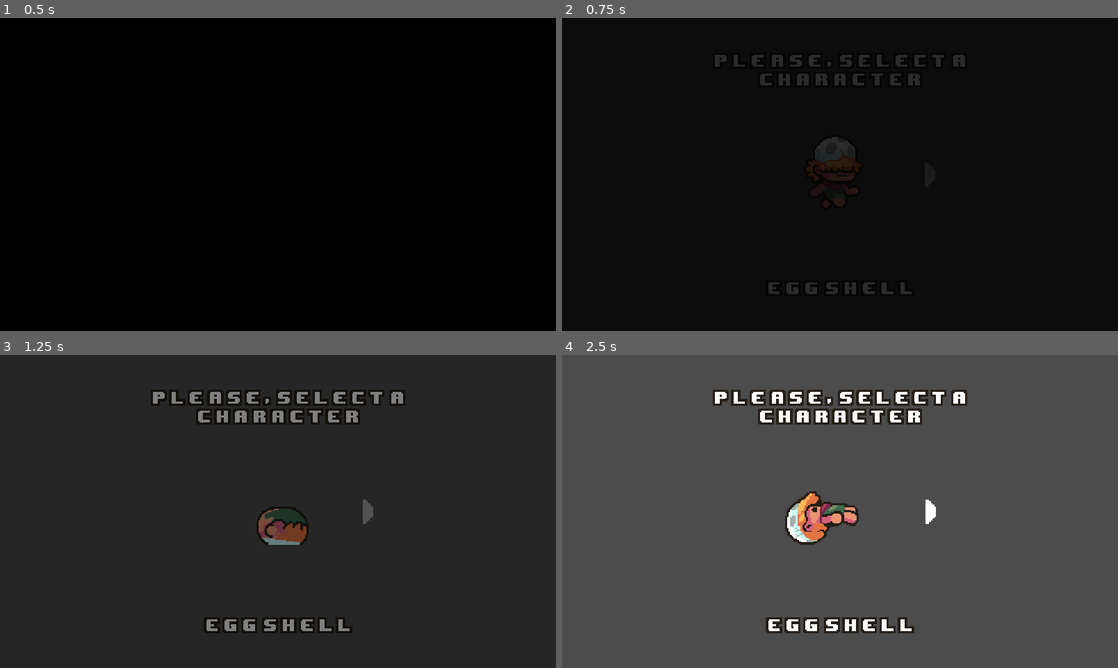
Above: before the commit, frames 1-4 (two rows, left to right).
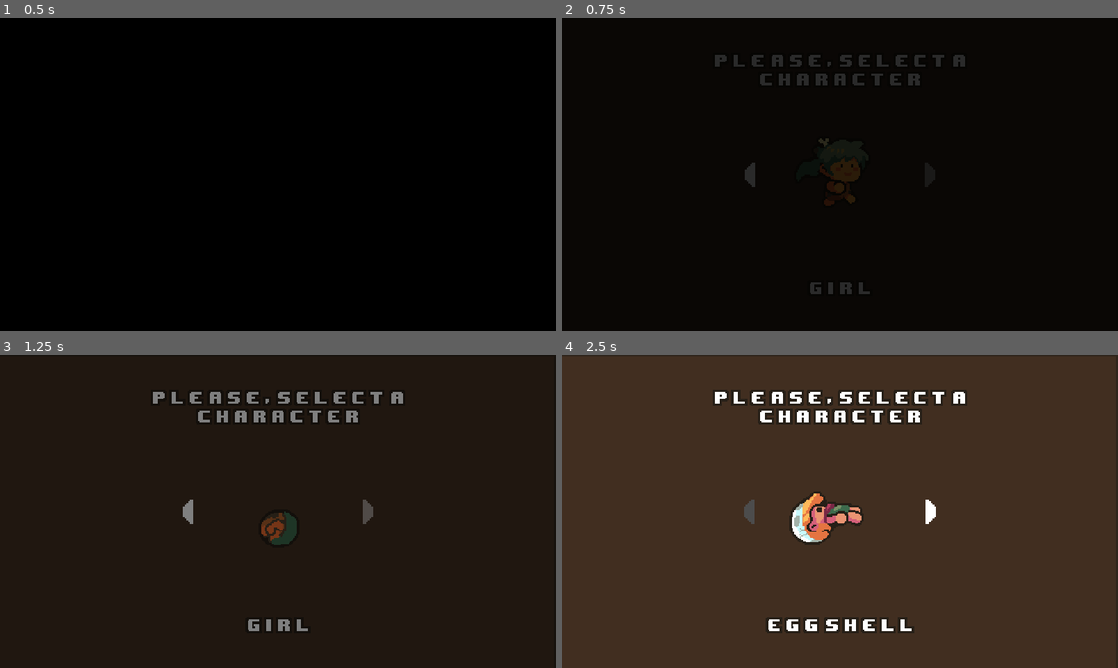
Above: after the commit, the same moments.

Repository: Bandeiraa/prehistoric_survivors
Game: Godot game, scene res://scenes/interface/initial_screen.tscn
Same seed, same stepped clock (60 frames per second), same inputs: the game is played once before the commit and once after it.
Inputs (mouse positions are in pixels of both pictures, inside the frame that each line leads up to):
- Up to frame 1 (0.5 s): no input
- Up to frame 2 (0.75 s): click (928, 174) at 0.5 s
- Up to frame 3 (1.25 s): no input
- Up to frame 4 (2.5 s): click (751, 511) at 1.27 s; move the mouse to (962, 495) at 2.02 s; hold Right (ui_right) from 2.03 s (still down); click (962, 495) at 2.1 s

Frame 1 is identical in both runs. In frame 2, 1.4% of the frame differs, in the area x 32-63%, y 38-89%; in frame 3, 2.2%; in frame 4, 95%, in the area x 0-100%, y 0-100%.

Commit message:
spawn texture based on selected texture index(initial screen)/adding sprite offset based on current character(initial screen)

Diff:
--- a/scenes/interface/initial_screen.tscn
+++ b/scenes/interface/initial_screen.tscn
@@ -10,6 +10,7 @@
 [ext_resource path="res://assets/interface/arrow/right_disabled.png" type="Texture" id=8]
 [ext_resource path="res://assets/interface/arrow/left_hover.png" type="Texture" id=9]
 [ext_resource path="res://assets/interface/arrow/right_hover.png" type="Texture" id=10]
+[ext_resource path="res://assets/interface/panel/initial_screen_panel.png" type="Texture" id=11]
 
 [sub_resource type="Animation" id=5]
 length = 0.001
@@ -103,6 +104,11 @@
 anchor_bottom = 1.0
 script = ExtResource( 6 )
 
+[node name="Background" type="TextureRect" parent="."]
+margin_right = 960.0
+margin_bottom = 540.0
+texture = ExtResource( 11 )
+
 [node name="Header" type="TextureRect" parent="."]
 anchor_left = 0.5
 anchor_right = 0.5
--- a/scripts/character/character_texture.gd
+++ b/scripts/character/character_texture.gd
@@ -14,15 +14,13 @@
 export(float) var sprite_position_offset
 
 func _ready() -> void:
-	randomize()
 	define_character_texture()
 	position.x = sprite_position_offset
 
 
 func define_character_texture() -> void:
 	type_list = [type_1, type_2]
-	var random_index: int = randi() % type_list.size()
-	texture = load(type_list[random_index])
+	texture = load(type_list[global_data.skin_index])
 
 
 func animate(velocity: Vector2) -> void:
--- a/scripts/interface/initial_screen.gd
+++ b/scripts/interface/initial_screen.gd
@@ -25,6 +25,7 @@
 			"res://assets/characters/egg_shell/2.png"
 		],
 
+		"sprite_offset": Vector2(8, 0),
 		"scene_path": "res://scenes/character/egg_shell.tscn"
 	},
 
@@ -35,6 +36,7 @@
 			"res://assets/characters/girl/2.png"
 		],
 
+		"sprite_offset": Vector2(4, 0),
 		"scene_path": "res://scenes/character/girl.tscn"
 	},
 
@@ -45,16 +47,13 @@
 			"res://assets/characters/lion/2.png"
 		],
 
+		"sprite_offset": Vector2(20, 0),
 		"scene_path": "res://scenes/character/lion.tscn"
 	}
 }
 
 func _ready() -> void:
 	randomize()
-	var _start: bool = transition_screen.connect("start_scene", self, "start_scene")
-
-
-func start_scene() -> void:
 	connect_signals()
 	change_button_index(0)
 
@@ -98,13 +97,16 @@
 	if current_character_index == character_info_dict.size():
 		change_button_state(false, true)
 
-	var character_name = character_info_dict[str(current_character_index)]["character_name"]
+	var current_character: Dictionary = character_info_dict[str(current_character_index)]
+
+	var character_name = current_character["character_name"]
 	bottom.texture = load(character_name)
 
-	var texture_list: Array = character_info_dict[str(current_character_index)]["character_sprite_sheet"]
+	var texture_list: Array = current_character["character_sprite_sheet"]
 	character_sprite.texture = load(texture_list[current_texture_index])
+	character_sprite.position = current_character["sprite_offset"]
 
-	var character_scene_path: String = character_info_dict[str(current_character_index)]["scene_path"]
+	var character_scene_path: String = current_character["scene_path"]
 	scene_path = character_scene_path
 
 
@@ -124,8 +126,12 @@
 
 
 func on_character_animation_finished(_anim_name: String) -> void:
+	if already_selected:
+		return
+
 	current_texture_index += 1
 	current_texture_index = current_texture_index % 2
 
 	change_button_index(0)
 	character_animation.play("showcase")
+	global_data.skin_index = current_texture_index
--- a/scripts/management/game_level.gd
+++ b/scripts/management/game_level.gd
@@ -8,4 +8,5 @@
 
 func start_scene() -> void:
 	var character = load(global_data.character_scene_path).instance()
+	character.global_position = Vector2(480, 270)
 	add_child(character)
--- a/scripts/management/global_data.gd
+++ b/scripts/management/global_data.gd
@@ -1,4 +1,6 @@
 extends Node
 class_name GlobalData
 
+var skin_index: int = 0
+
 var character_scene_path: String
Binary file added: assets/interface/panel/initial_screen_panel.png
Not shown, added: assets/interface/panel/initial_screen_panel.png.import
Not shown: 1 places in scenes/interface/initial_screen.tscn that only renumber resources
